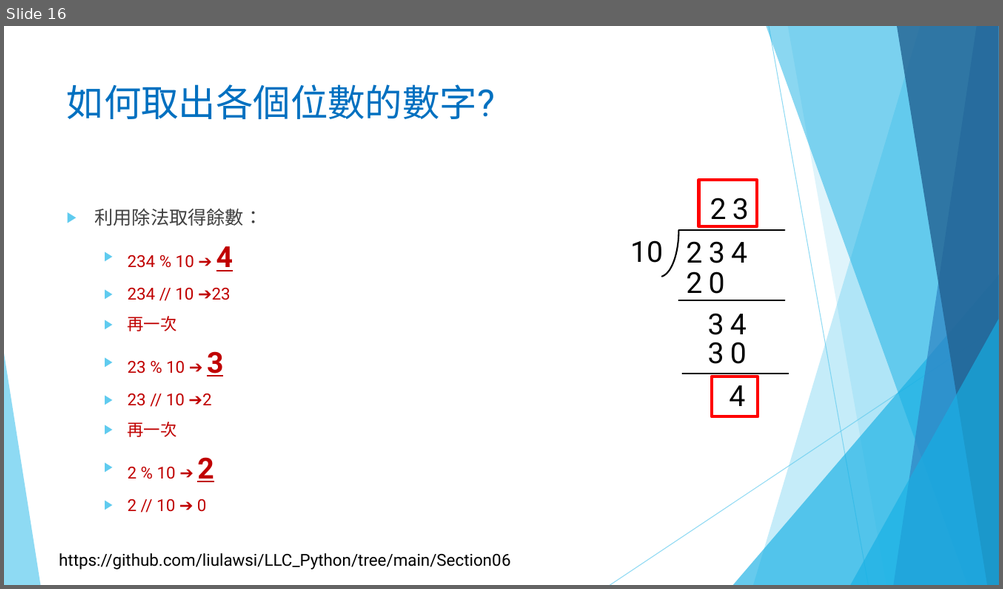
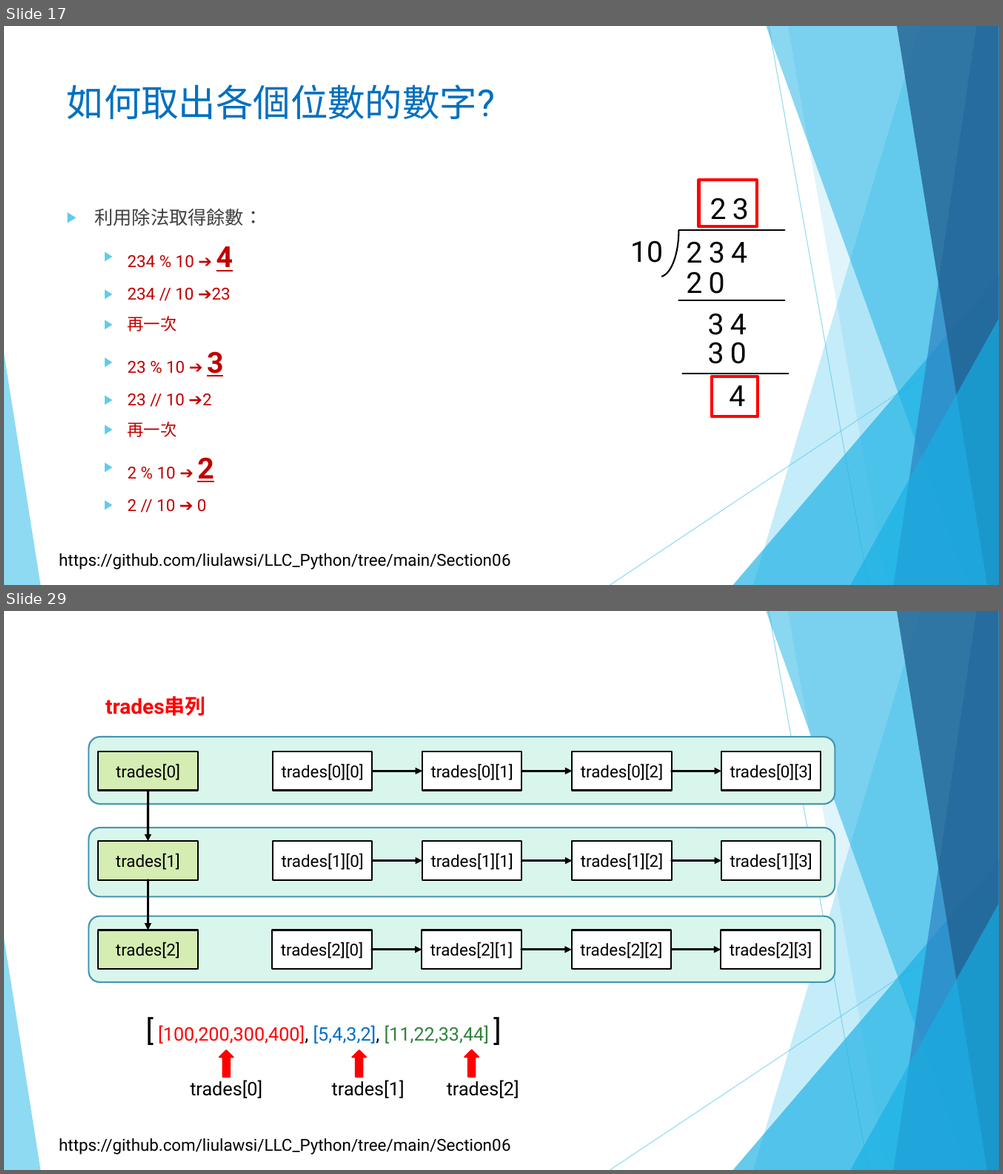
Before and after one commit to liulawsi/My_PPTs, a slide deck: LCC/Python/06_串列(List)一定要認識.pptx. Shown one above the other, each under a label of ours: slide 16 before the commit, slides 17 and 29 after it; the slides between them are not shown. The pictures are 1003x589 and 1003x1174 pixels, drawn with LibreOffice and Linux fonts; fonts in the diff are those of the drawing; background and template pictures are left out. Boxes give left, top, right and bottom in pixels: in the first picture for what was removed or moved away, otherwise in the second. Text is boxed around its words. In the diff, an @@ line names an element or a change of style, - is before the commit and + after.

```diff
--- a/LCC/Python/06_串列(List)一定要認識.pptx
+++ b/LCC/Python/06_串列(List)一定要認識.pptx
@@ slide 29 added at (4,611,999,1170), background #FFFFFF; not listed: 11 template elements that a slide beside it also shows @@
@@ text added at (105,696,206,716), 20 pt, text #FF0000, bold @@
+trades串列
@@ rounded rectangle added at (89,737,835,804), fill #D9F6EC, outline #4696B1 1.5 pt @@
@@ rectangle added at (98,752,197,791), fill #D5EDB3, outline #000000 1.5 pt, 16 pt, text #000000 @@
+trades[0]
@@ group added at (273,752,820,791): 4 rectangles, 3 arrows @@
+trades[0][0]
+trades[0][1]
+trades[0][2]
+trades[0][3]
@@ arrow added from (148, 791) to (148, 842), #000000 2.25 pt @@
@@ rounded rectangle added at (89,828,835,897), fill #D9F6EC, outline #4696B1 1.5 pt @@
@@ rectangle added at (98,842,197,880), fill #D5EDB3, outline #000000 1.5 pt, 16 pt, text #000000 @@
+trades[1]
@@ group added at (273,842,820,880): 4 rectangles, 3 arrows @@
+trades[1][0]
+trades[1][1]
+trades[1][2]
+trades[1][3]
@@ arrow added from (148, 880) to (148, 931), #000000 2.25 pt @@
@@ rounded rectangle added at (89,916,835,982), fill #D9F6EC, outline #4696B1 1.5 pt @@
@@ rectangle added at (98,931,197,969), fill #D5EDB3, outline #000000 1.5 pt, 16 pt, text #000000 @@
+trades[2]
@@ group added at (273,931,820,969): 4 rectangles, 3 arrows @@
+trades[2][0]
+trades[2][1]
+trades[2][2]
+trades[2][3]
@@ text added at (158,1025,489,1044), 18 pt, text #FF0000 @@
+[ [100,200,300,400], [5,4,3,2], [11,22,33,44] ]
@@ right arrow added at (219,1051,233,1078), fill #FF0000, outline #FF0000 1.5 pt @@
@@ right arrow added at (352,1051,367,1078), fill #FF0000, outline #FF0000 1.5 pt @@
@@ right arrow added at (465,1051,479,1078), fill #FF0000, outline #FF0000 1.5 pt @@
@@ text added at (190,1080,262,1099), 18 pt, text #000000 @@
+trades[0]
@@ text added at (332,1080,404,1099), 18 pt, text #000000 @@
+trades[1]
@@ text added at (447,1080,519,1099), 18 pt, text #000000 @@
+trades[2]
@@ what was slide 16 is now slide 17 @@
```
Also in this commit, not shown: 17 slides changed, 19 other slides added, 1 other file.
